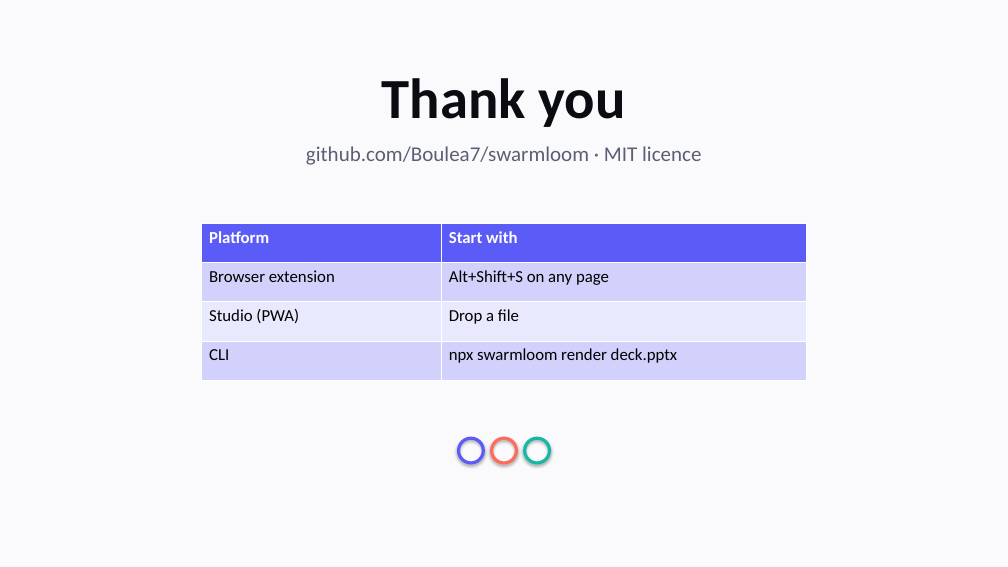
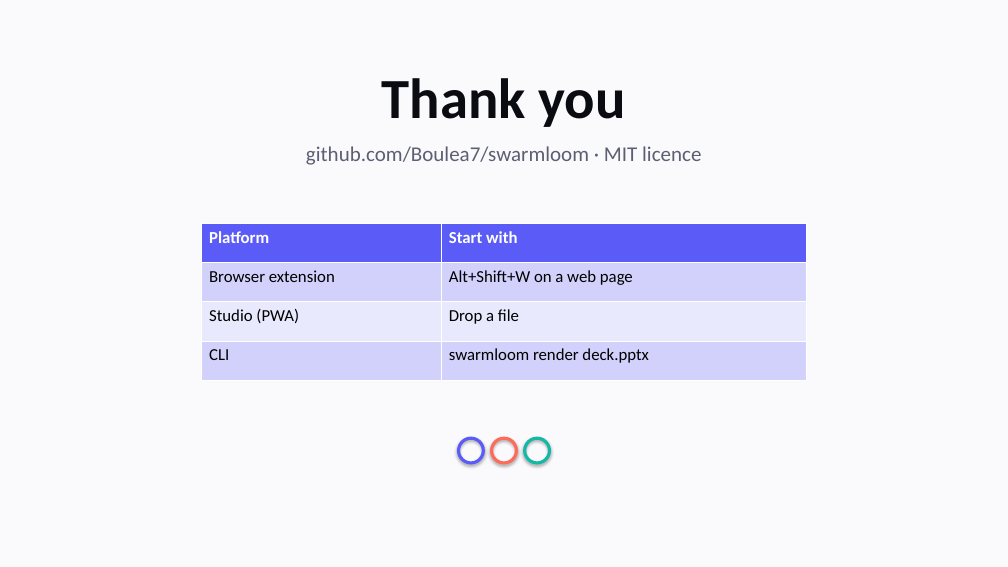
Before and after one commit to Boulea7/swarmloom, a slide deck: slide 5 of examples/slides/pitch.pptx. Drawn at 1008x567 pixels with LibreOffice and Linux fonts; fonts in the diff are those of the drawing. Boxes give left, top, right and bottom in pixels: in the first picture for what was removed or moved away, otherwise in the second. Text is boxed around its words. In the diff, an @@ line names an element or a change of style, - is before the commit and + after.

```diff
--- a/examples/slides/pitch.pptx
+++ b/examples/slides/pitch.pptx
@@ table at [202, 223, 807, 380] @@
-row 2, column 2: Alt+Shift+S on any page
+row 2, column 2: Alt+Shift+W on a web page
-row 4, column 2: npx swarmloom render deck.pptx
+row 4, column 2: swarmloom render deck.pptx
```
Also in this commit, not shown: 2 other slides changed, 1 slide added, 1 slide removed, 5 other files.
